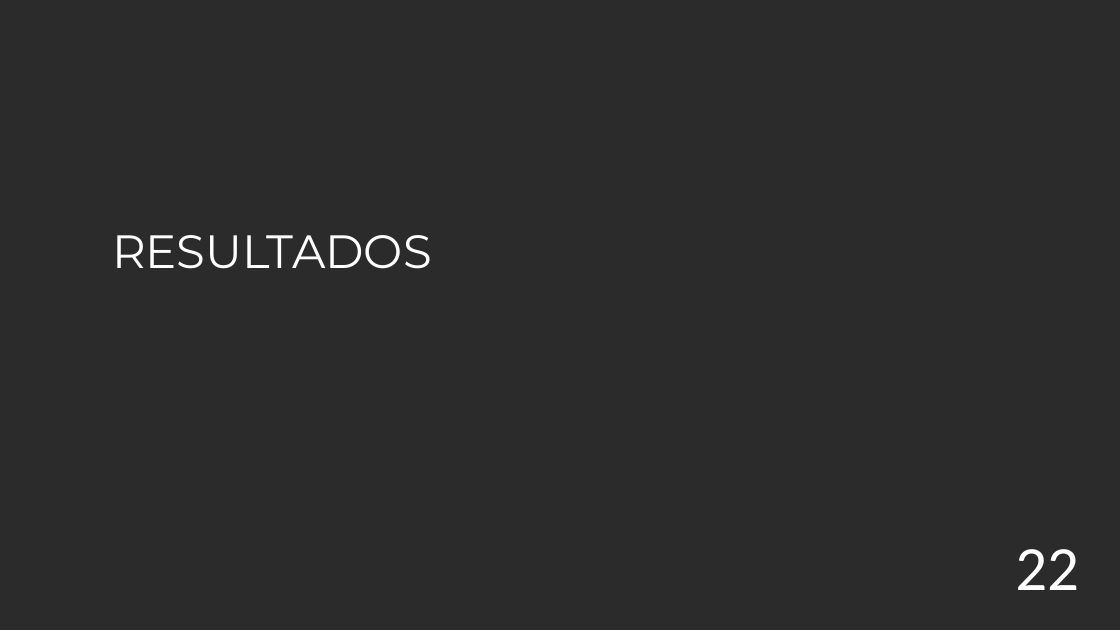
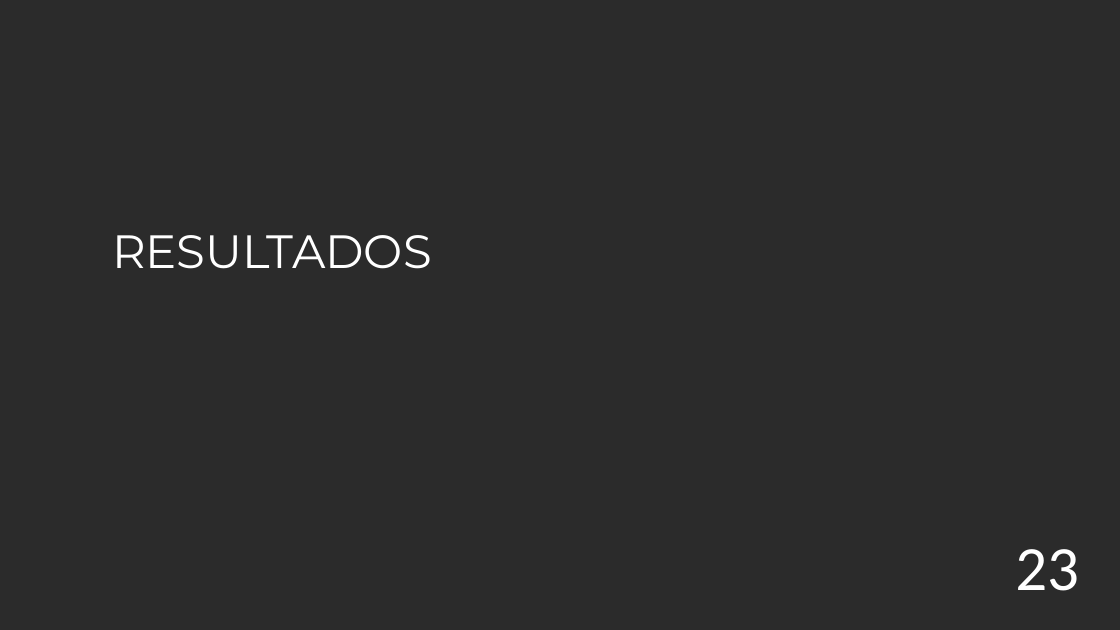
Before and after one commit to shdeza12/Collaborative-Mobile-Robot-System-for-Indoor-Navigation-Assistance-in-Multi-Level-Environments, a slide deck: slide 24 of Documentos/Presentacion/Presustentacion.pptx (slide 23 before the commit). Drawn at 1120x630 pixels with LibreOffice and Linux fonts; fonts in the diff are those of the drawing; background and template pictures are left out; a plain dark background stands for a picture behind light text. Boxes give left, top, right and bottom in pixels: in the first picture for what was removed or moved away, otherwise in the second. Text is boxed around its words. In the diff, an @@ line names an element or a change of style, - is before the commit and + after.

```diff
--- a/Documentos/Presentacion/Presustentacion.pptx
+++ b/Documentos/Presentacion/Presustentacion.pptx
@@ text at (1015, 549, 1079, 591): text changed @@
-22
+23
```
Also in this commit, not shown: 21 other slides changed, 1 slide added, 18 other files.
